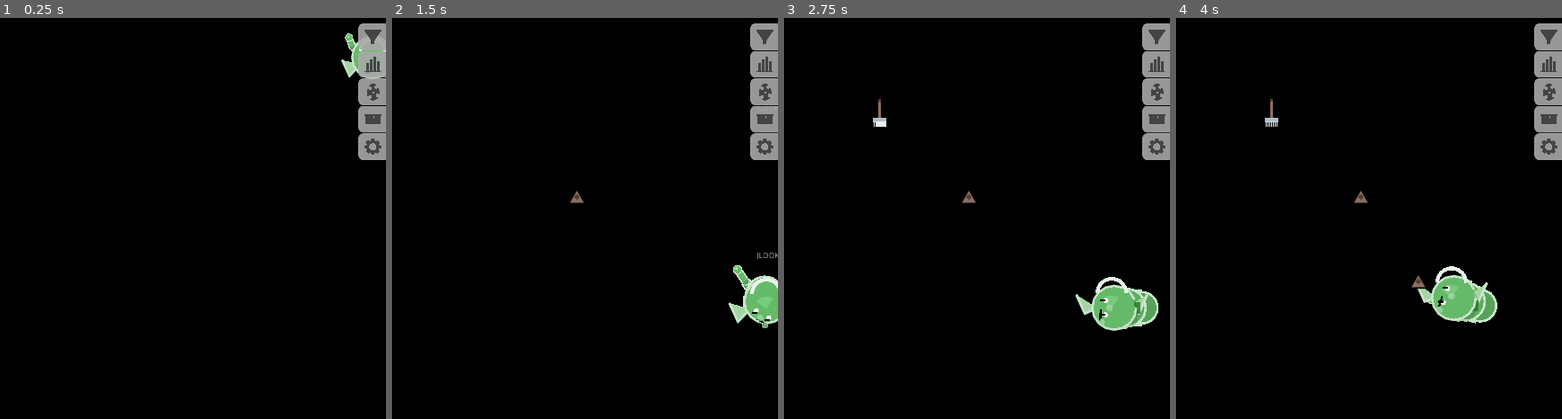
Above: before the commit, frames 1-4 (left to right).
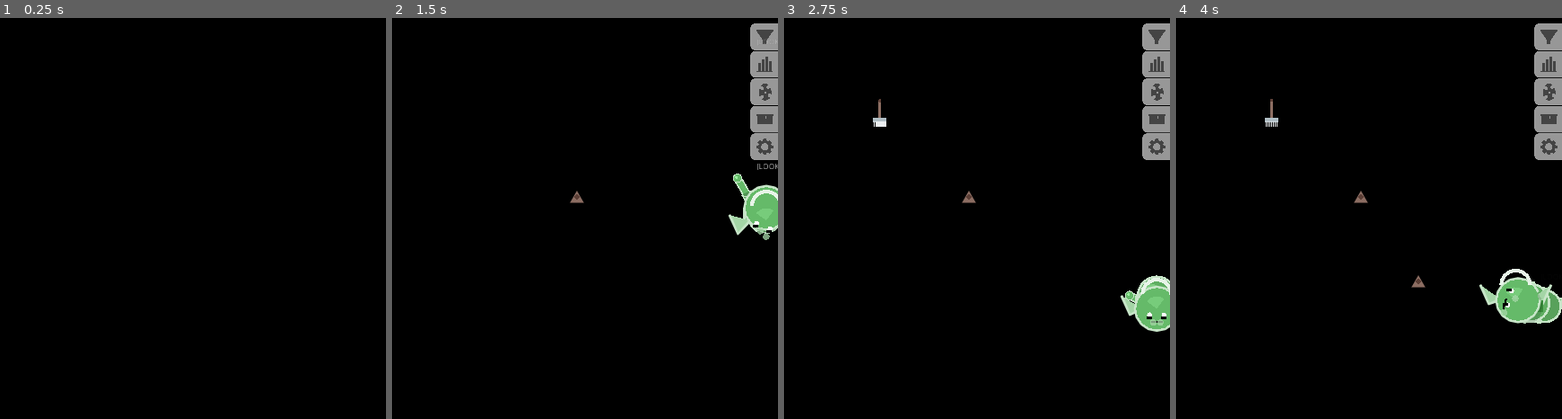
Above: after the commit, the same moments.

Repository: austeregrim/OrbPals
Game: Godot game, scene res://Main.tscn
Two runs of this game, one before a commit and one after it. Both use one fixed random seed, a clock stepped at 60 frames per second and the inputs below.
Inputs (mouse positions are in pixels of both pictures, inside the frame that each line leads up to):
- Up to frame 1 (0.25 s): no input
- Up to frame 2 (1.5 s): tap Enter at 0.5 s; move the mouse to (577, 198) at 0.52 s; hold D 0.53-1.25 s; tap F at 0.6 s; click (577, 198) at 0.67 s; drag from (outside the picture) to (outside the picture) at 1.27 s
- Up to frame 3 (2.75 s): move the mouse to (884, 126) at 2.02 s; hold D from 2.03 s (still down); tap M at 2.1 s
- Up to frame 4 (4 s): release D at 2.75 s; drag from (outside the picture) to (outside the picture) at 2.77 s; move the mouse to (1419, 282) at 3.52 s; tap F at 3.6 s

The runs differ from the first frame. In frame 1, 2.7% of the frame differs, in the area x 88-100%, y 1-36%; in frame 2, 2.5%; in frame 3, 2.3%; in frame 4, 3.4%, in the area x 62-100%, y 61-77%.

Commit message:
Raise window to foreground on application startup without keeping permanent always-on-top lock
- Add _raise_window_to_foreground_on_start() in Main.gd
- Temporarily enable always_on_top and move_window_to_foreground at launch, releasing always_on_top after 0.4s
- Ensures OrbPals opens in front of Godot Editor/Project Selector when launched without staying permanently pinned on top

Diff:
--- a/Main.gd
+++ b/Main.gd
@@ -60,6 +60,15 @@
 
 	get_viewport().connect("size_changed", self, "_on_viewport_size_changed")
 	apply_window_settings()
+	_raise_window_to_foreground_on_start()
+
+func _raise_window_to_foreground_on_start():
+	if OS.get_name() != "Android":
+		OS.set_window_always_on_top(true)
+		OS.move_window_to_foreground()
+		yield(get_tree().create_timer(0.4), "timeout")
+		OS.set_window_always_on_top(false)
+
 
 	# Instantiate panels upfront
 	_init_drawer_panels()
